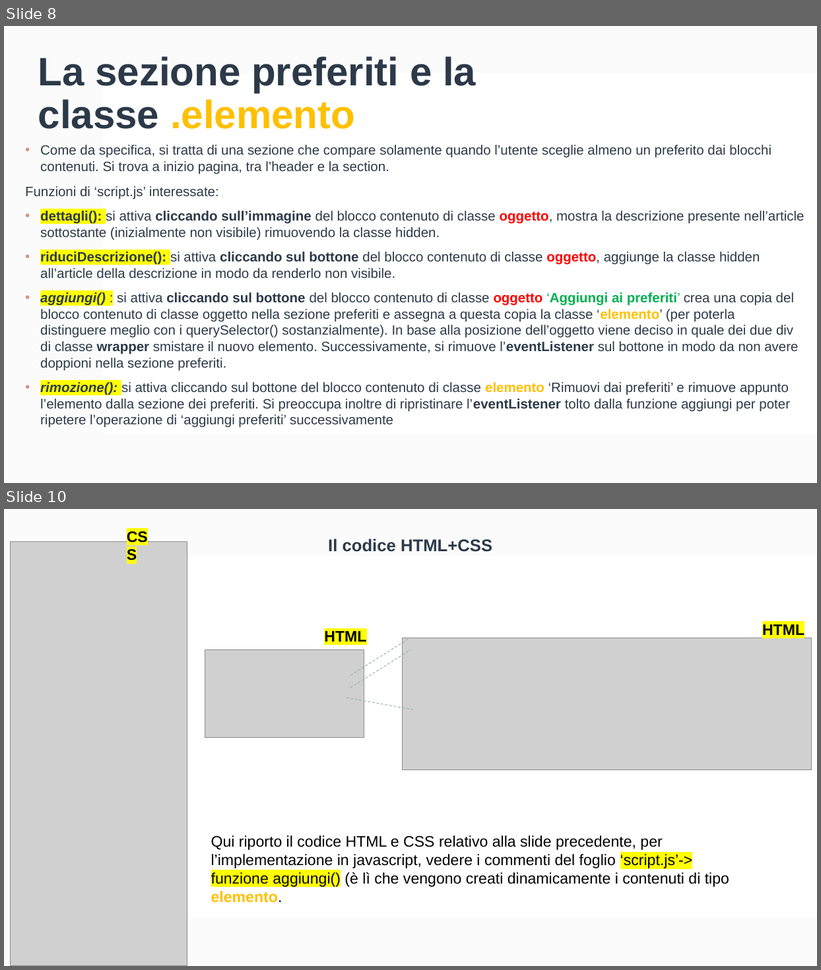
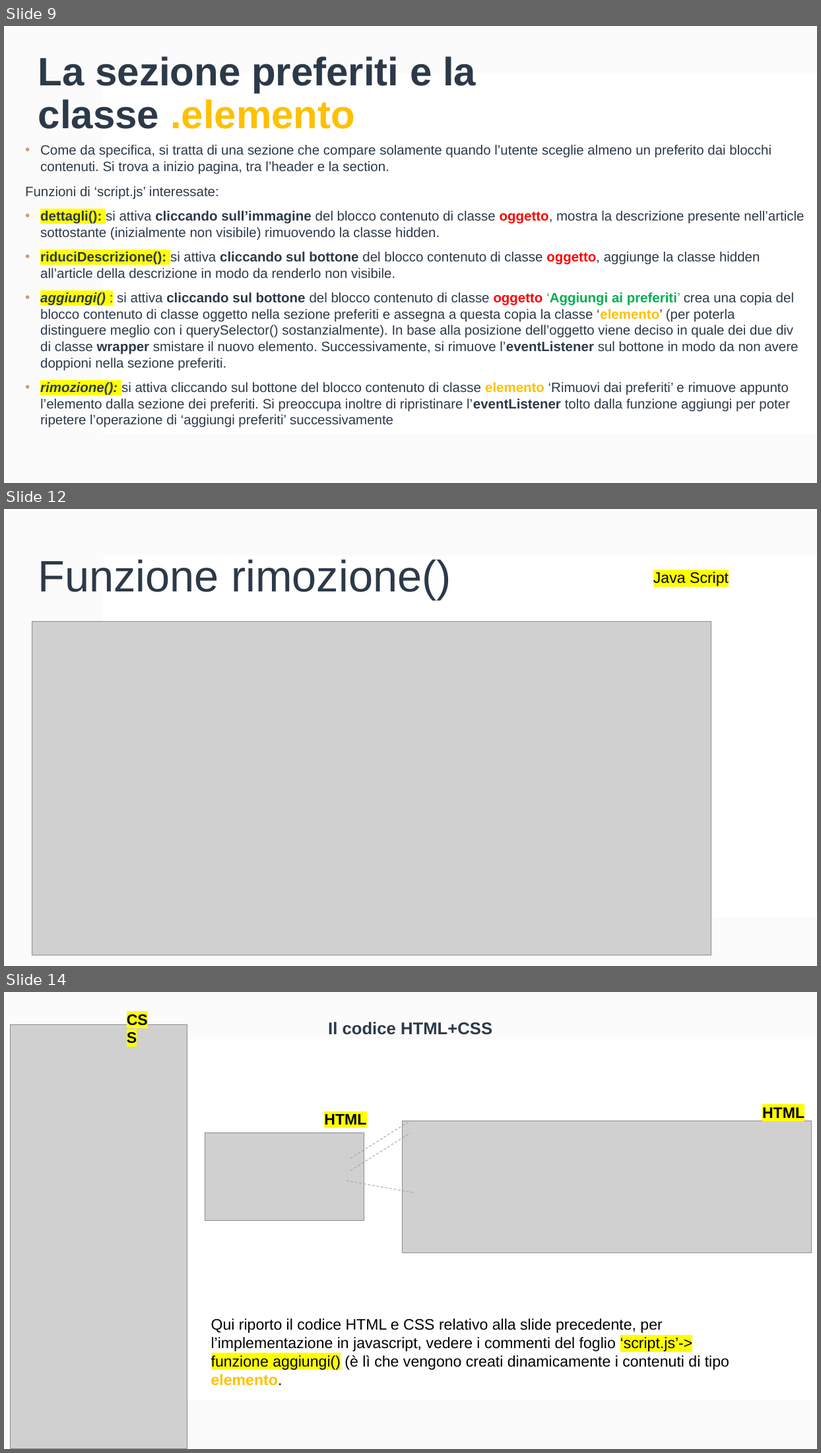
Before and after one commit to FrancescoCt/mhw2, a slide deck: mhw2.pptx. Shown one above the other, each under a label of ours: slides 8 and 10 before the commit, slides 9, 12 and 14 after it; the slides between them are not shown. The pictures are 821x970 and 821x1453 pixels, drawn with LibreOffice and Linux fonts; fonts in the diff are those of the drawing; grey boxes stand for pictures. Boxes give left, top, right and bottom in pixels: in the first picture for what was removed or moved away, otherwise in the second. Text is boxed around its words. In the diff, an @@ line names an element or a change of style, - is before the commit and + after.

```diff
--- a/mhw2.pptx
+++ b/mhw2.pptx
@@ slide 12 added at [4, 509, 817, 966], background #FFFFFF; not listed: 2 template elements that a slide beside it also shows @@
@@ title added at [38, 559, 451, 599], 52 pt, text #2C3948 @@
+Funzione rimozione()
@@ text added at [653, 572, 729, 586], 18 pt, text #000000 @@
+Java Script
@@ picture added at [32, 622, 712, 956] @@
@@ what was slide 8 is now slide 9 @@
@@ what was slide 10 is now slide 14 @@
```
Also in this commit, not shown: 5 other slides added.
